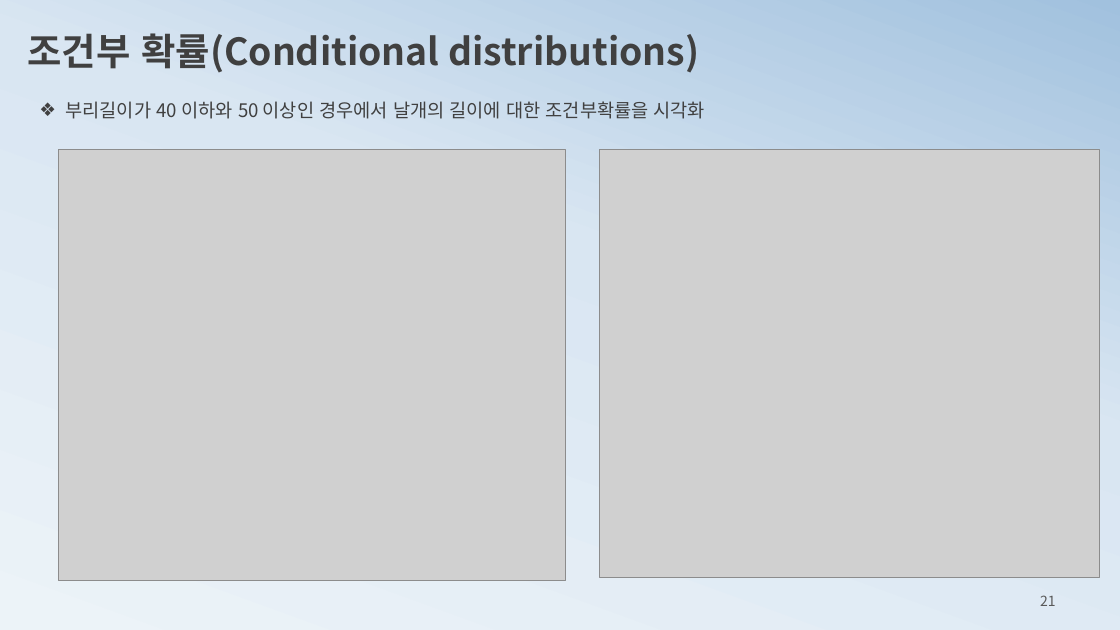
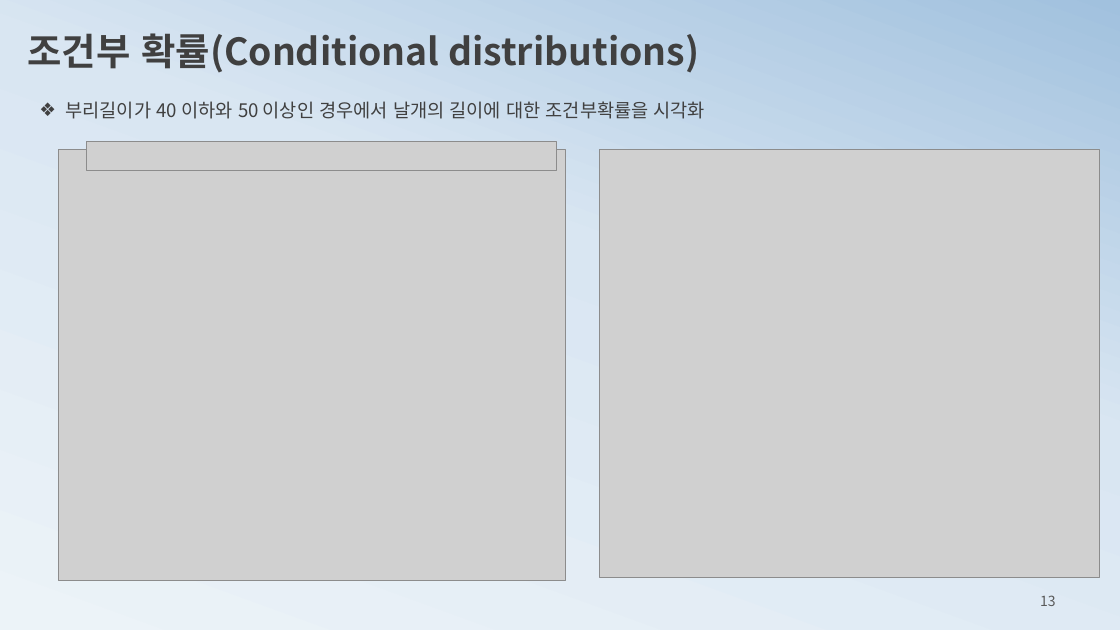
Before and after one commit to ancestor9/mathematics-for-machine-learning, a slide deck: slide 13 of 2_histogram2probability.pptx (slide 21 before the commit). Drawn at 1120x630 pixels with LibreOffice and Linux fonts; fonts in the diff are those of the drawing; grey boxes stand for pictures. Boxes give left, top, right and bottom in pixels: in the first picture for what was removed or moved away, otherwise in the second. Text is boxed around its words. In the diff, an @@ line names an element or a change of style, - is before the commit and + after.

```diff
--- a/2_histogram2probability.pptx
+++ b/2_histogram2probability.pptx
@@ picture added at (87,141,557,171) @@
@@ page number at (1040,595,1056,606): text changed @@
-21
+13
```
Also in this commit, not shown: 4 other slides changed, 1 slide added.
